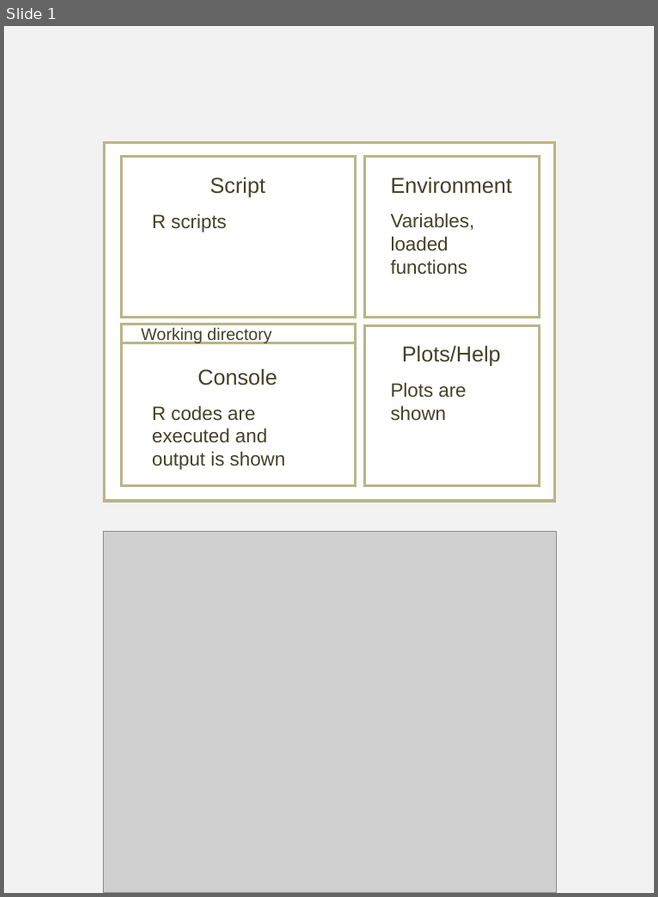
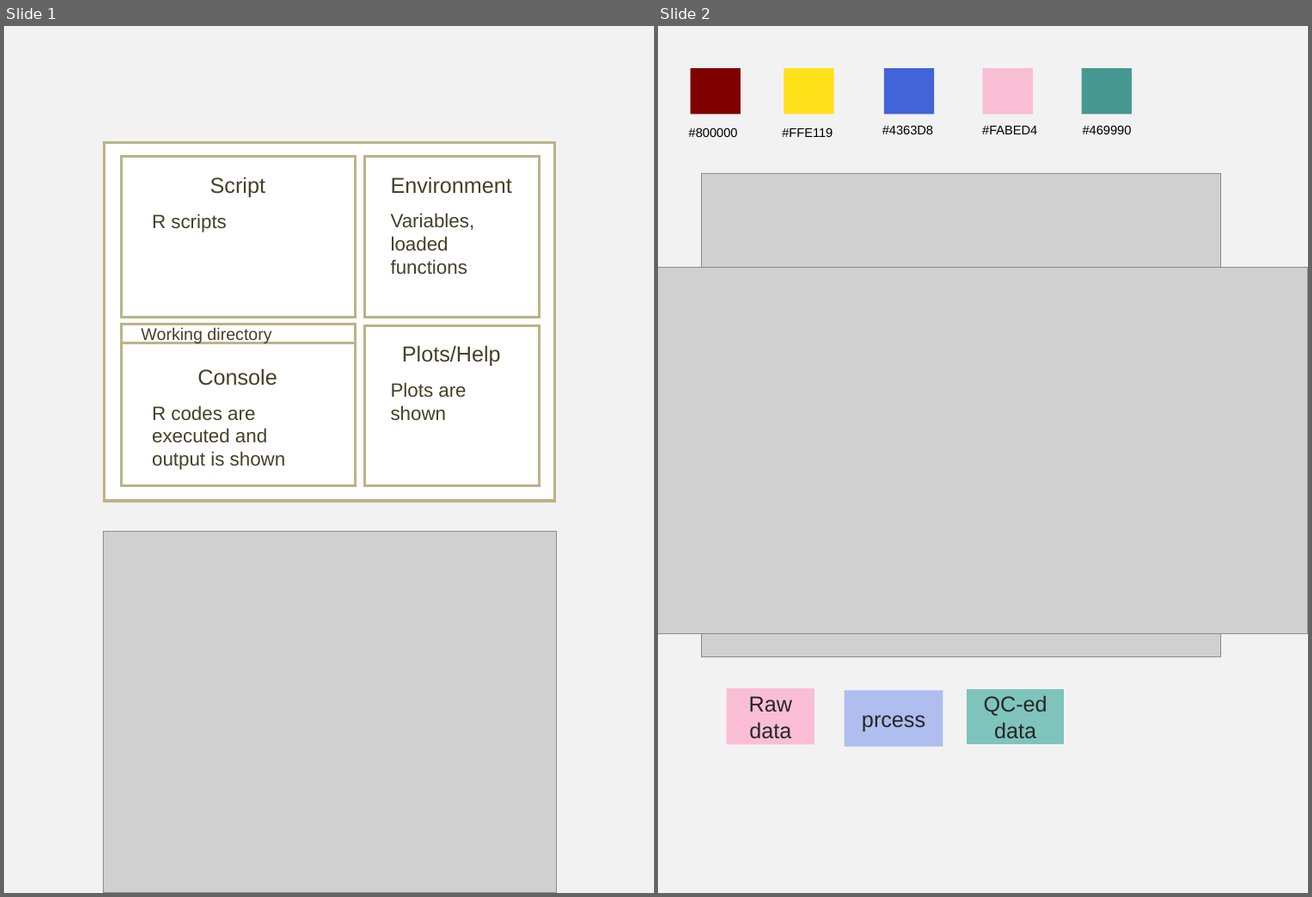
Before and after one commit to computational-nutrition-lab/DietR, a slide deck: Screenshots_for_Tutorial/Tutorial Figures.pptx. Shown side by side, each under a label of ours: slide 1 before the commit, slides 1 and 2 after it. The pictures are 658x897 and 1312x897 pixels, drawn with LibreOffice and Linux fonts; fonts in the diff are those of the drawing; grey boxes stand for pictures. Boxes give left, top, right and bottom in pixels: in the first picture for what was removed or moved away, otherwise in the second. Text is boxed around its words. In the diff, an @@ line names an element or a change of style, - is before the commit and + after.

```diff
--- a/Screenshots_for_Tutorial/Tutorial Figures.pptx
+++ b/Screenshots_for_Tutorial/Tutorial Figures.pptx
@@ slide 2 added at <box>658,26,1308,893</box>, background #F2F2F2 @@
@@ rectangle added at <box>690,68,741,115</box>, fill #800000 @@
@@ rectangle added at <box>784,68,834,115</box>, fill #FFE119 @@
@@ rectangle added at <box>884,68,935,115</box>, fill #4363D8 @@
@@ rectangle added at <box>983,68,1033,115</box>, fill #FABED4 @@
@@ rectangle added at <box>1082,68,1132,115</box>, fill #469990 @@
@@ text added at <box>689,127,738,137</box>, 10.5 pt, text #000000 @@
+#800000
@@ text added at <box>782,127,833,137</box>, 10.5 pt, text #000000 @@
+#FFE119
@@ text added at <box>882,125,933,134</box>, 10.5 pt, text #000000 @@
+#4363D8
@@ text added at <box>982,126,1037,134</box>, 10.5 pt, text #000000 @@
+#FABED4
@@ text added at <box>1083,125,1132,134</box>, 10.5 pt, text #000000 @@
+#469990
@@ picture added at <box>701,174,1221,657</box> @@
@@ picture added at <box>658,267,1308,633</box> @@
@@ rectangle added at <box>727,688,814,745</box>, fill #FABED4, 18 pt, text #262626 @@
+Raw data
@@ rectangle added at <box>845,690,944,747</box>, fill #AFBDEF, 18 pt, text #262626 @@
+prcess
@@ rectangle added at <box>966,688,1065,745</box>, fill #7EC4BC, outline #F2F2F2 1 pt, 18 pt, text #262626 @@
+QC-ed data
```
Also in this commit, not shown: 1 slide removed, 6 other files.
